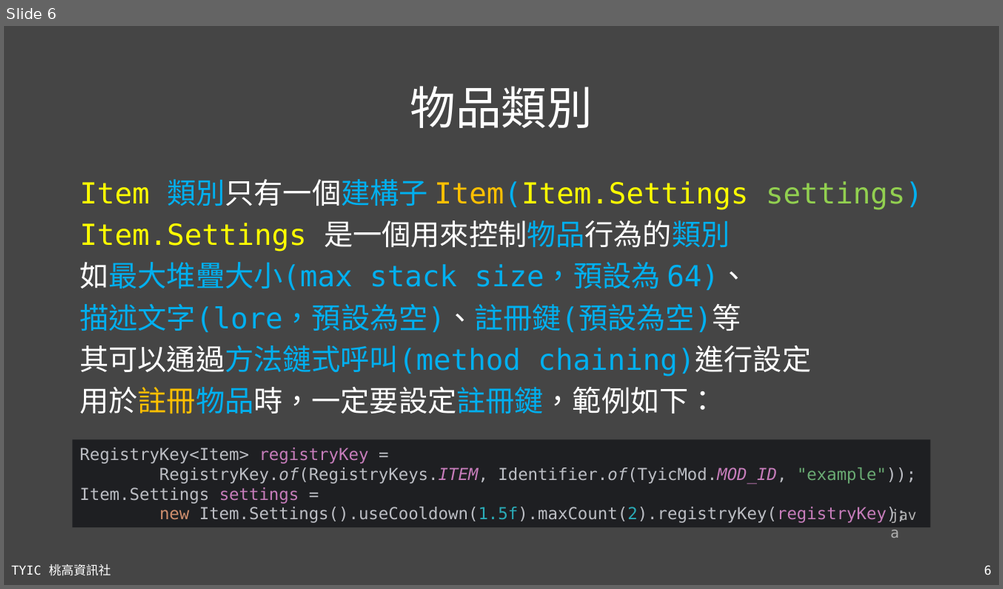
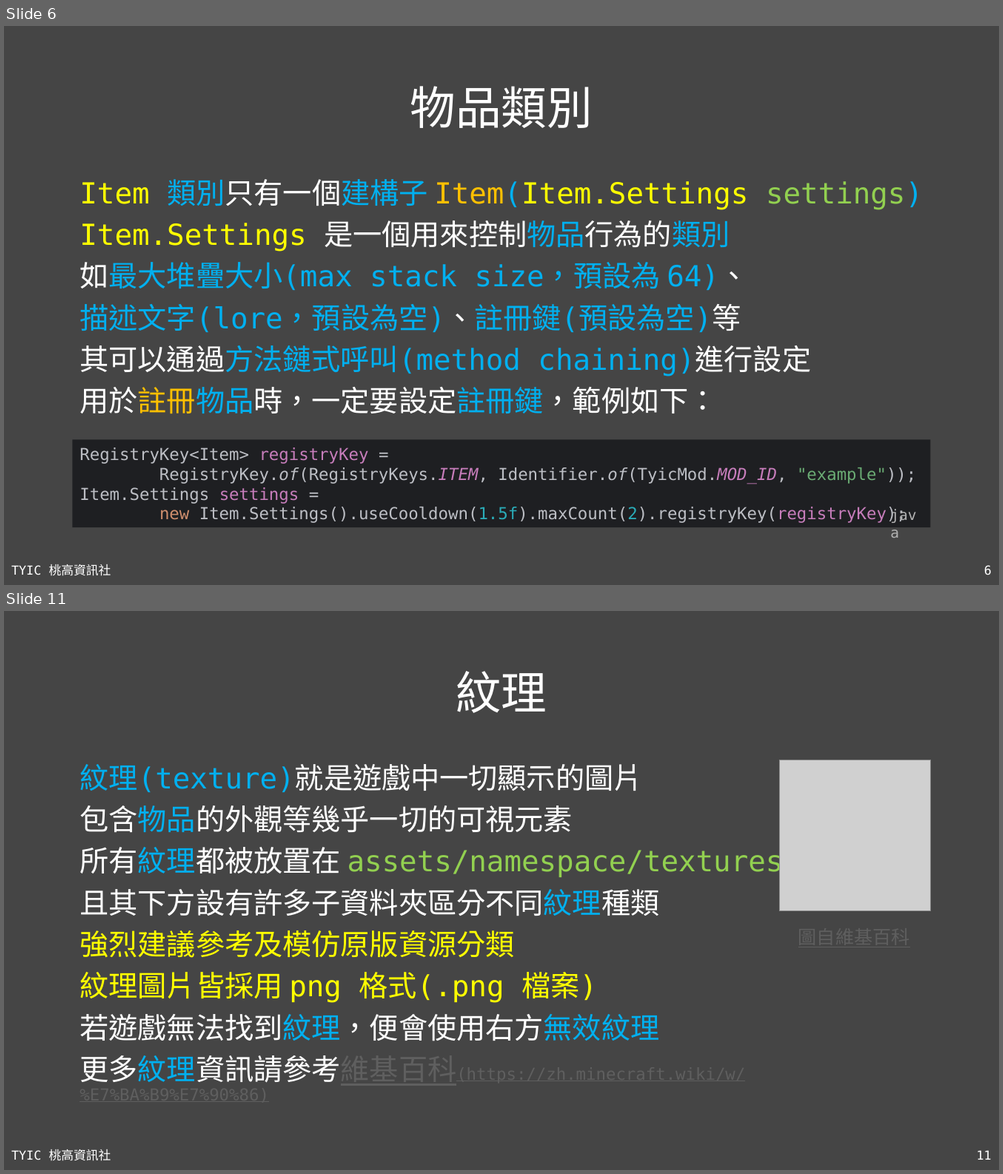
Before and after one commit to TYSHIC/slides, a slide deck: ppt/51_Java 專案：物品.pptx. Shown one above the other, each under a label of ours: slide 6 before the commit, slides 6 and 11 after it; the slides between them are not shown. The pictures are 1003x589 and 1003x1174 pixels, drawn with LibreOffice and Linux fonts; fonts in the diff are those of the drawing; grey boxes stand for pictures. Boxes give left, top, right and bottom in pixels: in the first picture for what was removed or moved away, otherwise in the second. Text is boxed around its words. In the diff, an @@ line names an element or a change of style, - is before the commit and + after.

```diff
--- a/ppt/51_Java 專案：物品.pptx
+++ b/ppt/51_Java 專案：物品.pptx
@@ slide 11 added at bbox=[4, 611, 999, 1170], background #454545; not listed: 2 template elements that a slide beside it also shows @@
@@ title added at bbox=[455, 671, 546, 713], 44 pt, text #FFFFFF @@
+紋理
@@ text added at bbox=[79, 764, 783, 1083], 28 pt, text #FFFFFF @@
+紋理(texture)就是遊戲中一切顯示的圖片
+包含物品的外觀等幾乎一切的可視元素
+所有紋理都被放置在 assets/namespace/textures
+且其下方設有許多子資料夾區分不同紋理種類
+強烈建議參考及模仿原版資源分類
+紋理圖片皆採用 png 格式(.png 檔案)
+若遊戲無法找到紋理，便會使用右方無效紋理
+更多紋理資訊請參考維基百科(https://zh.minecraft.wiki/w/%E7%BA%B9%E7%90%86)
@@ picture added at bbox=[780, 760, 930, 911] @@
```
Also in this commit, not shown: 3 slides changed, 18 other slides added, 16 other files.
